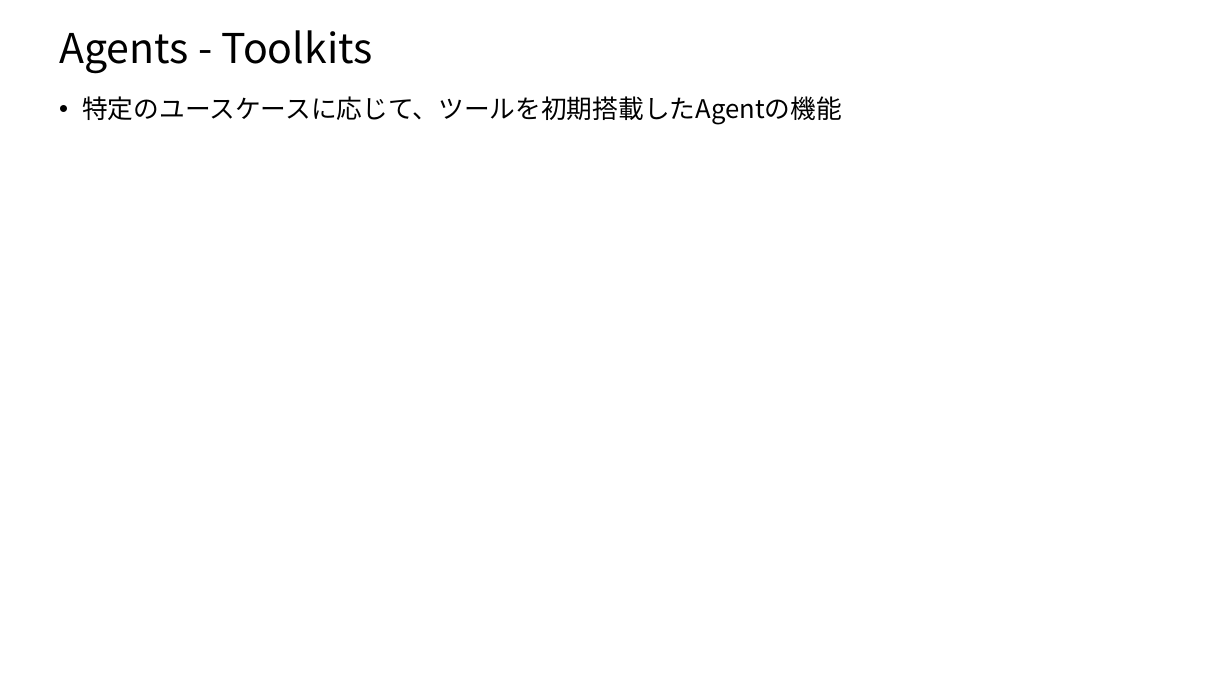
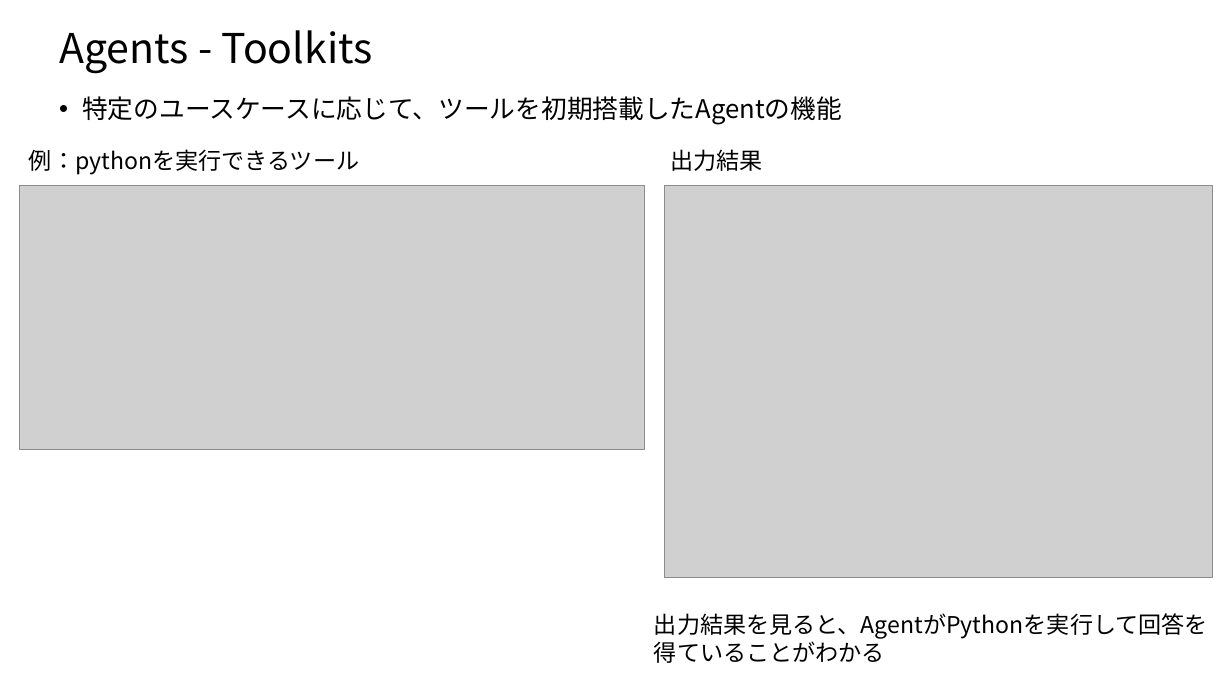
Before and after one commit to nakayasu720/report, a slide deck: slide 28 of LangChainについて.pptx. Drawn at 1232x693 pixels with LibreOffice and Linux fonts; fonts in the diff are those of the drawing; grey boxes stand for pictures. Boxes give left, top, right and bottom in pixels: in the first picture for what was removed or moved away, otherwise in the second. Text is boxed around its words. In the diff, an @@ line names an element or a change of style, - is before the commit and + after.

```diff
--- a/LangChainについて.pptx
+++ b/LangChainについて.pptx
@@ text added at (x1=29, y1=149, x2=359, y2=175), 18 pt, text #000000 @@
+例：pythonを実行できるツール
@@ text added at (x1=670, y1=149, x2=762, y2=171), 18 pt, text #000000 @@
+出力結果
@@ picture added at (x1=20, y1=185, x2=645, y2=449) @@
@@ picture added at (x1=665, y1=185, x2=1214, y2=577) @@
@@ text added at (x1=654, y1=613, x2=1208, y2=639), 18 pt, text #000000 @@
+出力結果を見ると、AgentがPythonを実行して回答を得ていることがわかる
```
Also in this commit, not shown: 10 other slides changed, 1 slide added.
